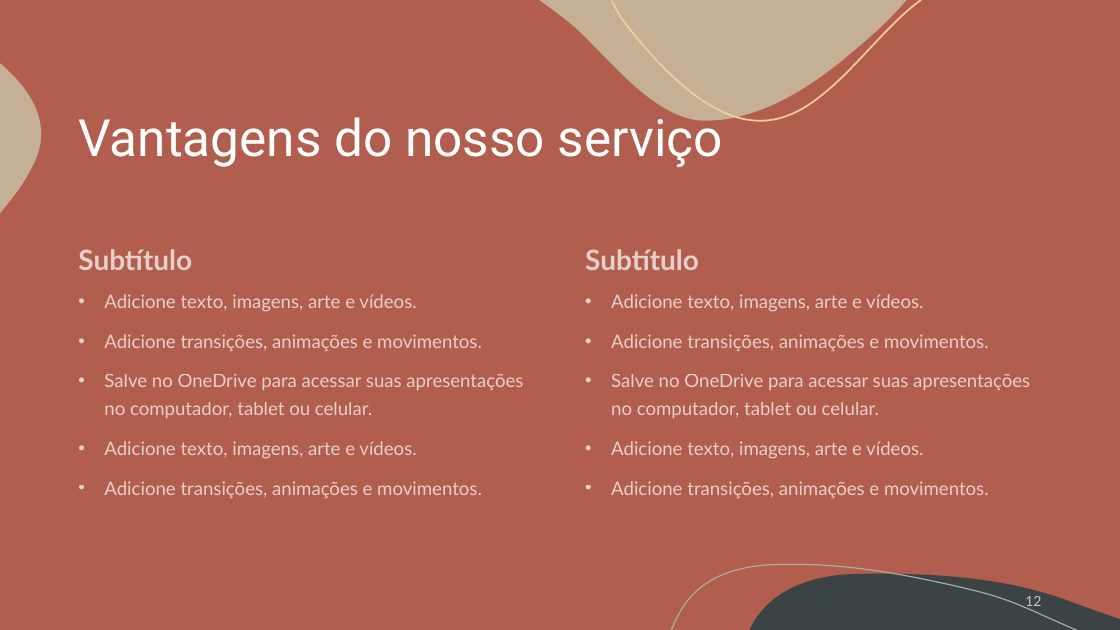
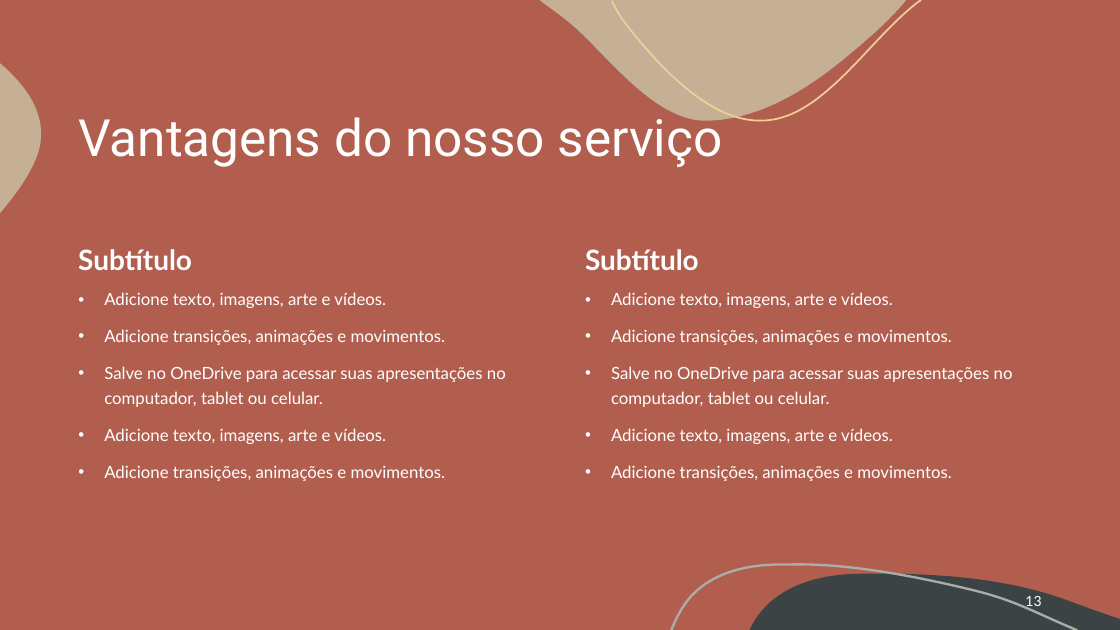
Before and after one commit to G4brielSilva/Focus-Trainee, a slide deck: slide 13 of Site/Acaiá Coffee Shop.pptx (slide 12 before the commit). Drawn at 1120x630 pixels with LibreOffice and Linux fonts; fonts in the diff are those of the drawing. Boxes give left, top, right and bottom in pixels: in the first picture for what was removed or moved away, otherwise in the second. Text is boxed around its words. In the diff, an @@ line names an element or a change of style, - is before the commit and + after.

```diff
--- a/Site/Acaiá Coffee Shop.pptx
+++ b/Site/Acaiá Coffee Shop.pptx
@@ text "Subtítulo" at (x1=78, y1=249, x2=192, y2=270): text colour #FFFFFF at 70% opacity to #FFFFFF @@
@@ text "Subtítulo" at (x1=585, y1=249, x2=699, y2=270): text colour #FFFFFF at 70% opacity to #FFFFFF @@
@@ text "Adicione texto, imagens, arte e ..." at (x1=104, y1=292, x2=506, y2=481): size 16 to 14.4 pt, text colour #FFFFFF at 70% opacity to #FFFFFF @@
@@ text "Adicione texto, imagens, arte e ..." at (x1=611, y1=292, x2=1013, y2=481): size 16 to 14.4 pt, text colour #FFFFFF at 70% opacity to #FFFFFF @@
@@ freeform shape at (x1=671, y1=565, x2=1077, y2=630): outline #A9AEA7 1 pt to #A9AEA7 2 pt @@
@@ page number at (x1=1025, y1=596, x2=1041, y2=609): text changed; text colour #FFFFFF at 70% opacity to #FFFFFF @@
-12
+13
```
Also in this commit, not shown: 11 other slides changed, 3 slides added, 2 slides removed.
